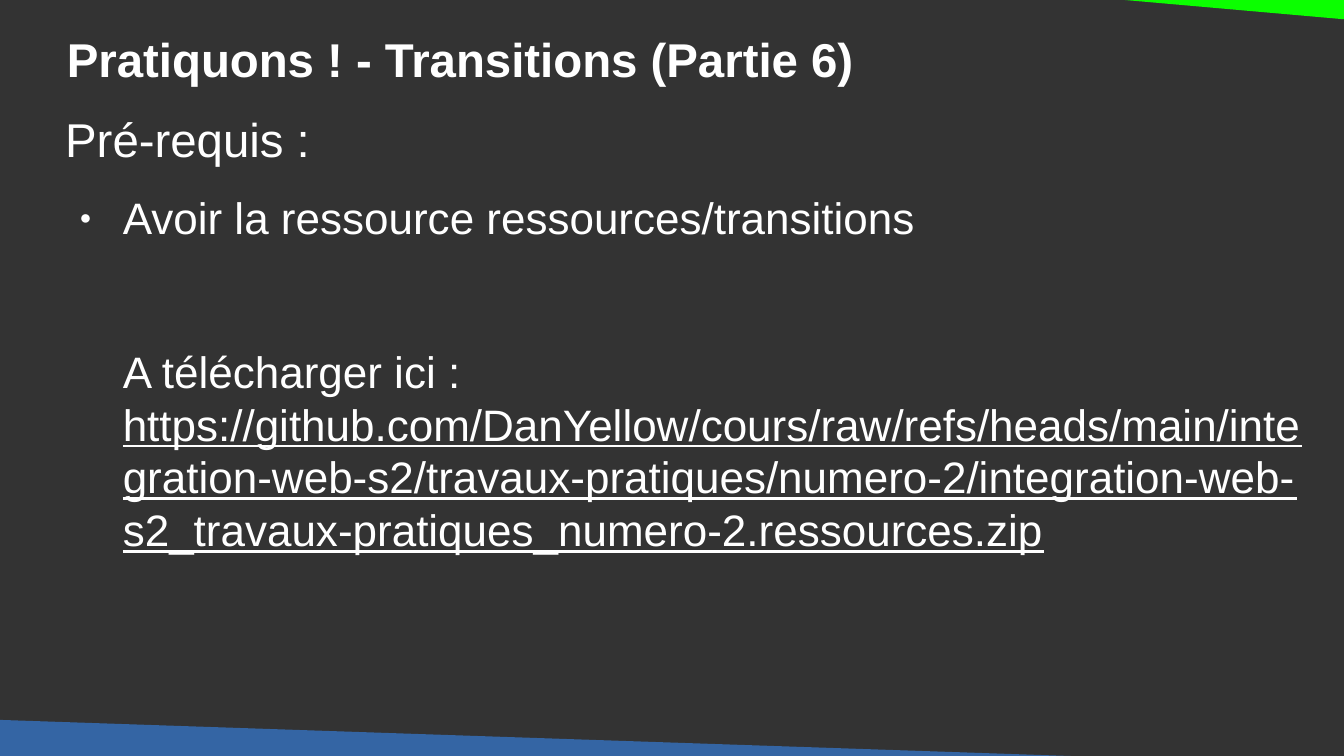
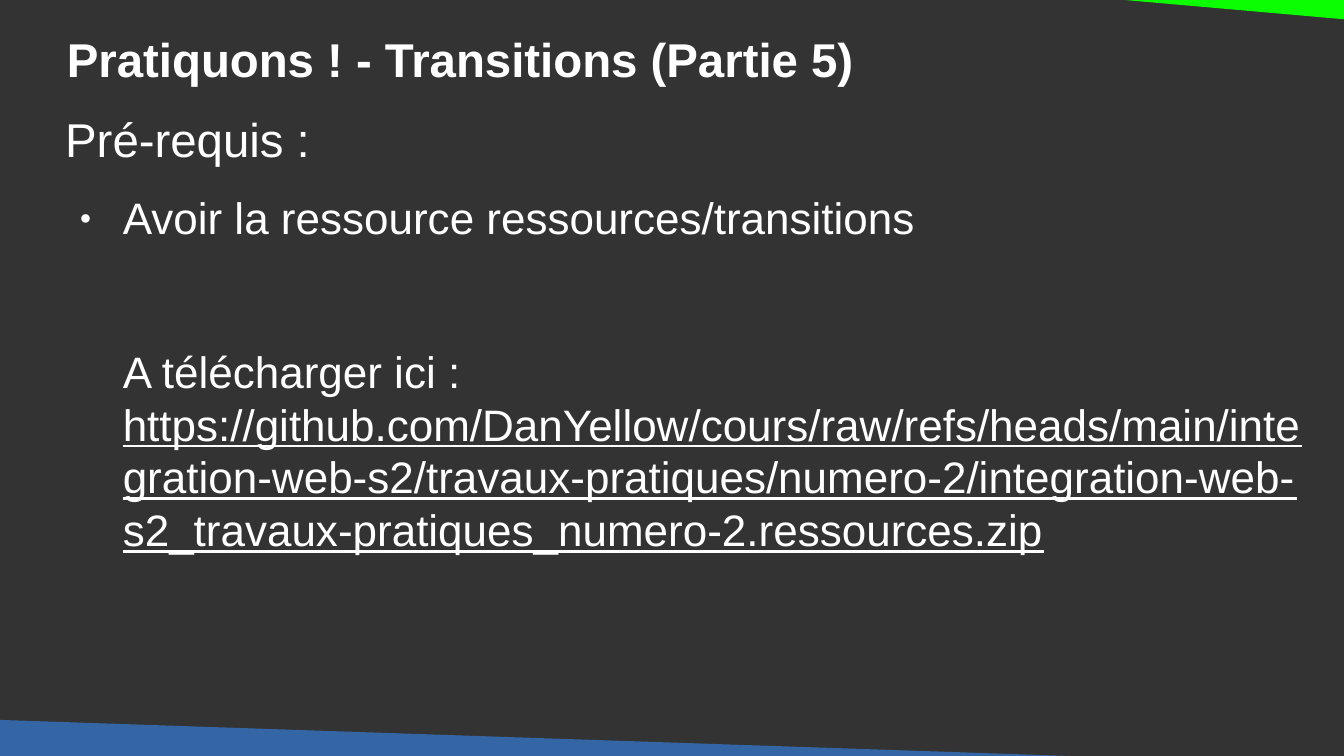
Before and after one commit to DanYellow/cours, a slide deck: slide 38 of integration-web-s2/travaux-pratiques/numero-2/presentation.odp. Drawn at 1344x756 pixels with LibreOffice and Linux fonts; fonts in the diff are those of the drawing. Boxes give left, top, right and bottom in pixels: in the first picture for what was removed or moved away, otherwise in the second. Text is boxed around its words. In the diff, an @@ line names an element or a change of style, - is before the commit and + after.

```diff
--- a/integration-web-s2/travaux-pratiques/numero-2/presentation.odp
+++ b/integration-web-s2/travaux-pratiques/numero-2/presentation.odp
@@ title at [67,42,853,87]: text changed @@
-Pratiquons ! - Transitions (Partie 6)
+Pratiquons ! - Transitions (Partie 5)
```
Also in this commit, not shown: 1 other slide changed, 3 other files.
